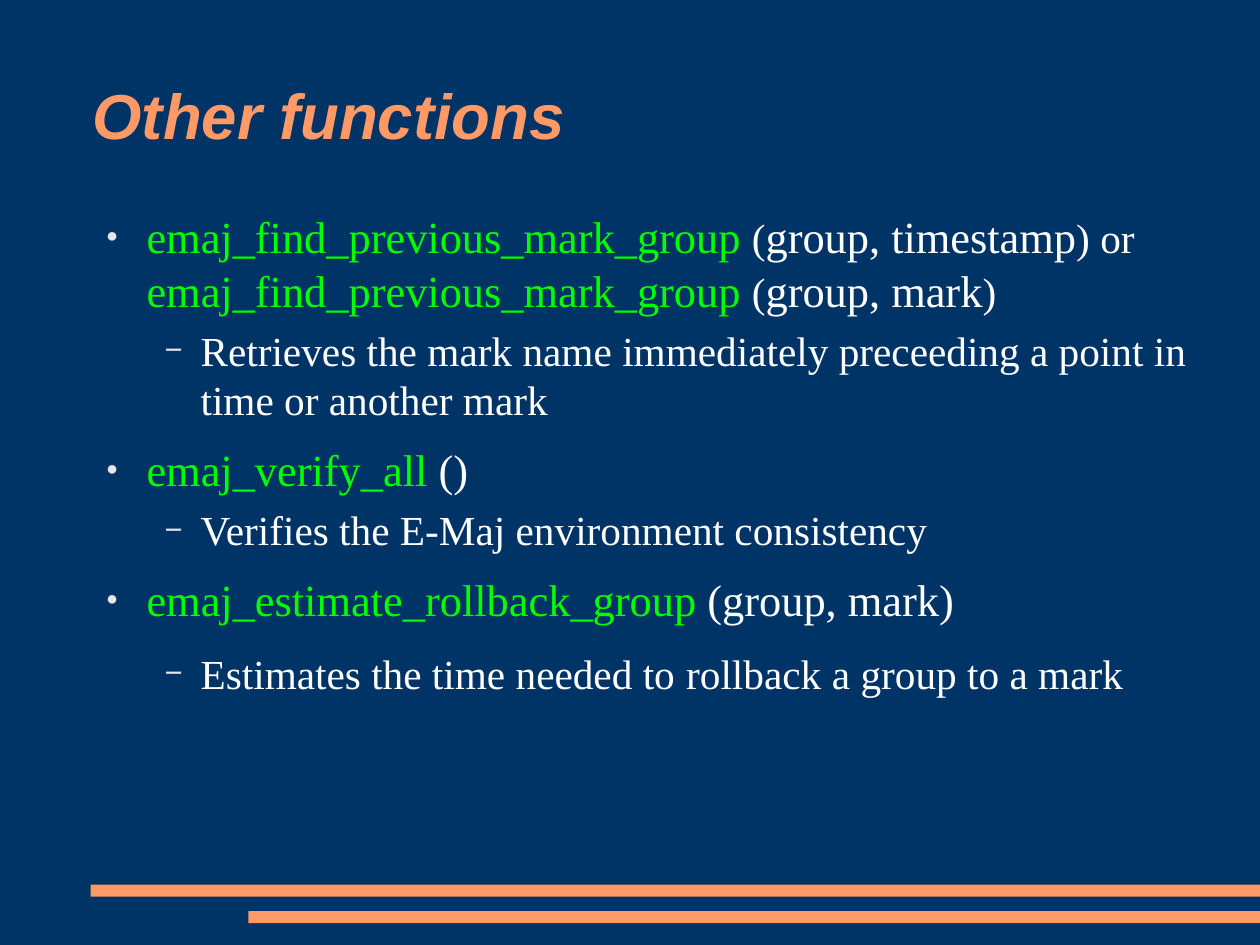
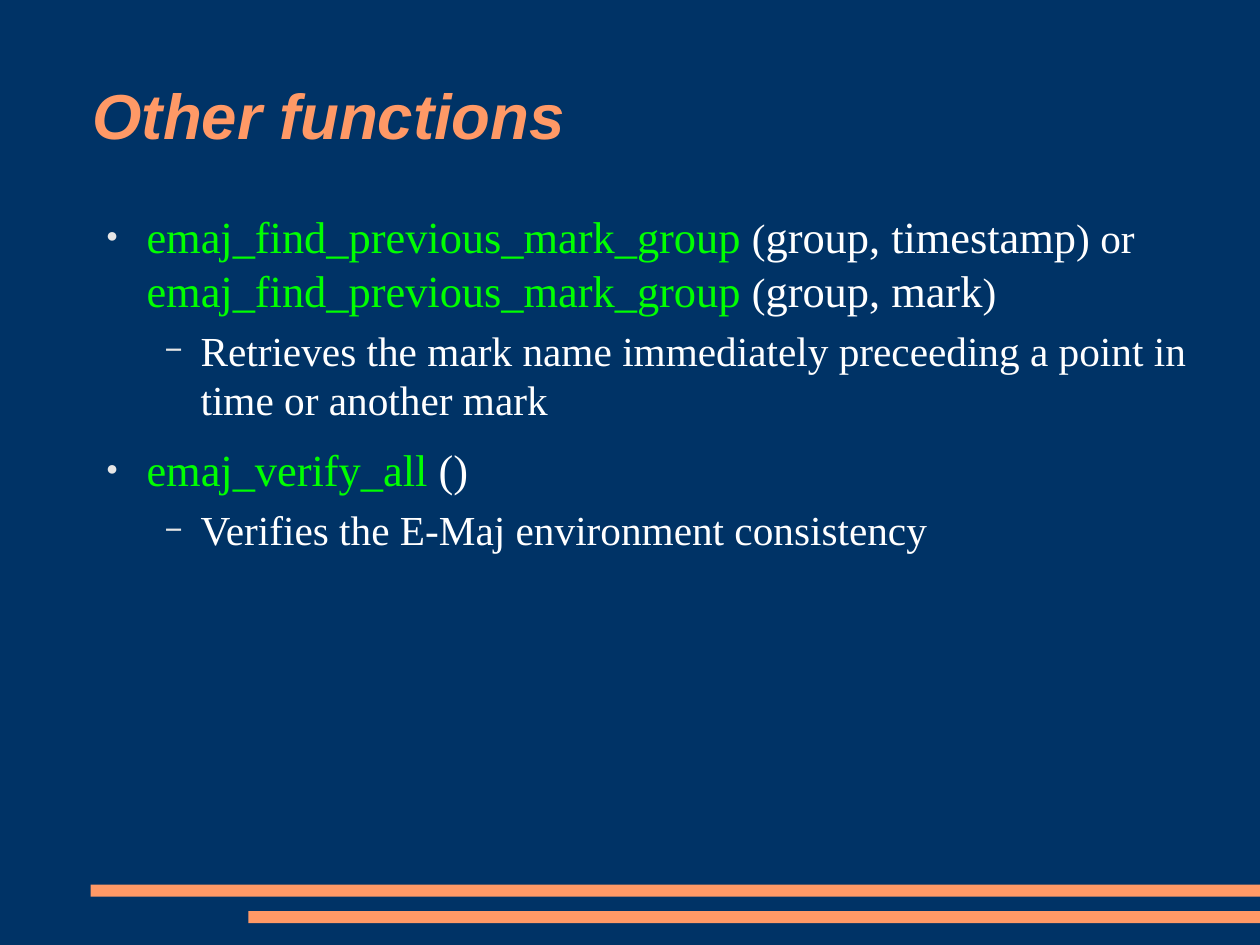
Before and after one commit to beaud76/emaj_doc, a slide deck: slide 29 of Emaj_pres_en.odp (slide 27 before the commit). Drawn at 1260x945 pixels with LibreOffice and Linux fonts; fonts in the diff are those of the drawing. Boxes give left, top, right and bottom in pixels: in the first picture for what was removed or moved away, otherwise in the second. Text is boxed around its words. In the diff, an @@ line names an element or a change of style, - is before the commit and + after.

```diff
--- a/Emaj_pres_en.odp
+++ b/Emaj_pres_en.odp
@@ text at (x1=147, y1=585, x2=1123, y2=697): paragraphs removed @@
-● emaj_estimate_rollback_group (group, mark)
-  − Estimates the time needed to rollback a group to a mark
```
Also in this commit, not shown: 6 other slides changed, 3 slides added, 4 other files.
